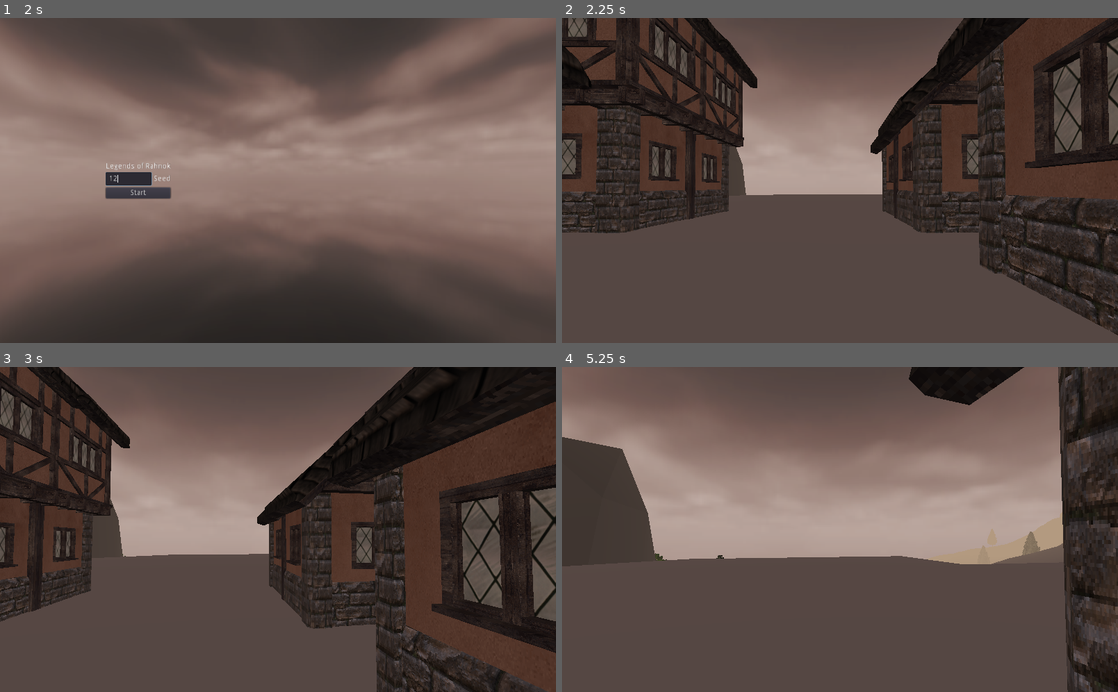
Above: before the commit, frames 1-4 (two rows, left to right).
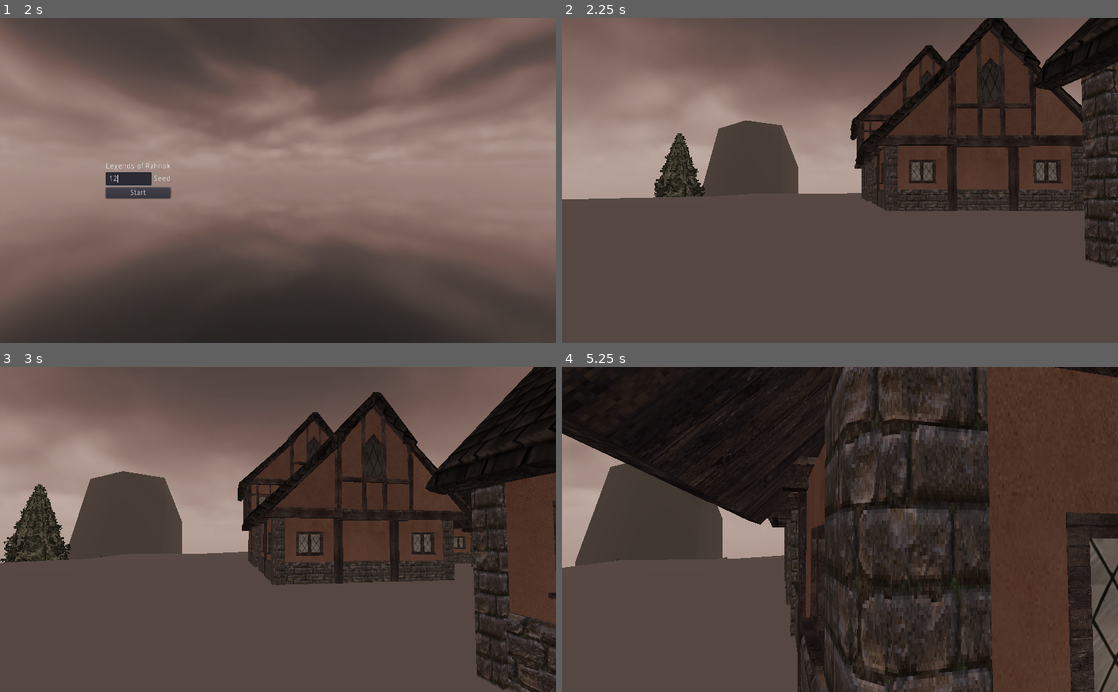
Above: after the commit, the same moments.

Repository: itaden1/webRPG
Game: Godot game, scene res://Scenes/GUI/logo_splash/logo_splash.tscn
Same seed, same stepped clock (60 frames per second), same inputs: the game is played once before the commit and once after it.
Inputs (mouse positions are in pixels of both pictures, inside the frame that each line leads up to):
- Up to frame 1 (2 s): tap Enter (ui_accept) at 0.5, 0.77 s; move the mouse to (400, 164) at 0.52 s; hold D 0.53-1.25 s; hold Tab (ToggleMouse) 0.53-1.25 s; click (127, 180) at 1.27 s; type "12" at 1.35 s
- Up to frame 2 (2.25 s): click "Start" at 2 s
- Up to frame 3 (3 s): tap Enter (ui_accept) at 2.75 s; move the mouse to (250, 529) at 2.77 s; hold W from 2.78 s (still down); tap Space at 2.85 s
- Up to frame 4 (5.25 s): tap Enter (ui_accept) at 3.02, 4.52 s; move the mouse to (851, 523) at 3.52 s; hold F 3.53-4.28 s; move the mouse to (834, 536) at 4.27 s; tap Tab (ToggleMouse) at 4.35 s; move the mouse to (1006, 578) at 5.02 s; release W at 5.03 s; hold A from 5.03 s (still down); hold Space from 5.03 s (still down)

Frame 1 is identical in both runs. In frame 2, 40% of the frame differs, in the area x 0-100%, y 0-98%; in frame 3, 47%; in frame 4, 70%, in the area x 0-100%, y 0-100%.

Commit message:
adjust player spawn point

Diff:
--- a/Scenes/Towns/TownGenerator.gd
+++ b/Scenes/Towns/TownGenerator.gd
@@ -111,9 +111,10 @@
 func generate_town(params: Dictionary):
 	width = params.width
 	height = params.height
+	var town_rect: Rect2 = Rect2(Vector2(0, 0), Vector2(width, height))
 	var bpt = bpt_generator.new()
 	var tree = bpt.partition_rect(
-		Rect2(Vector2(0, 0), Vector2(width, height)),
+		town_rect,
 		params.partitions,
 		6,
 		2,
@@ -125,11 +126,12 @@
 			build_house(b)
 
 	# Place player spawn point at center of main street (or edge of the first partition)
-	var partition_1: Rect2 = tree.keys()[0]
+	var first_partition: Rect2 = tree[tree.keys()[0]][0]
 	spawn_point = Spatial.new()
-	spawn_point.transform.origin = Vector3(
-		partition_1.end.x, 1, partition_1.end.y
-	)
+
+	var offset_rect_pos_x = first_partition.end.x + 2 - width/2
+	var offset_rect_pos_y = (first_partition.end.y - first_partition.size.y/2) - height/2
+	spawn_point.transform.origin = Vector3(offset_rect_pos_x * 8, 1, offset_rect_pos_y * 8)
 	add_child(spawn_point)
 
 func get_block(mask: int, style: String, level: int) -> Dictionary:
